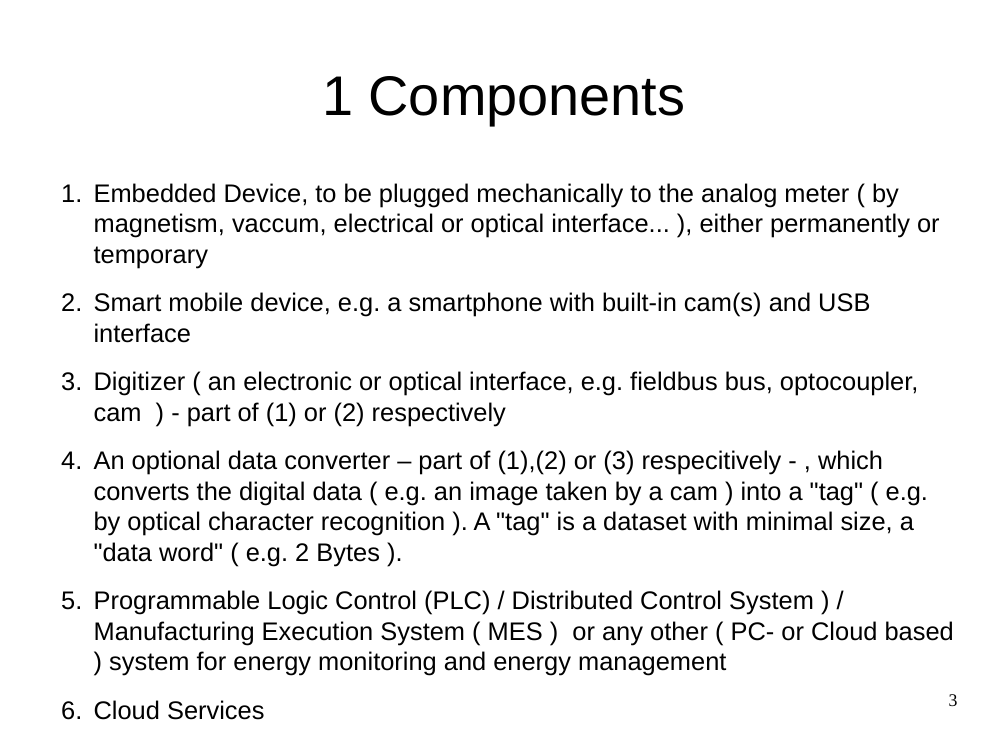
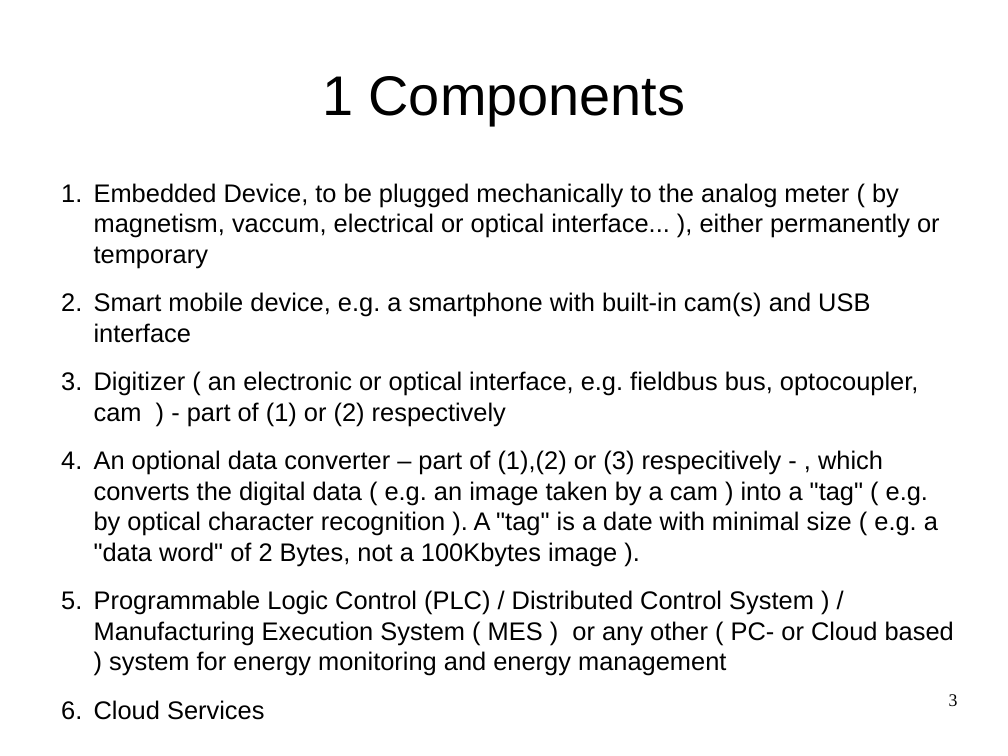
Before and after one commit to smartblitzmerker/documentation-smartblitzmerker, a slide deck: slide 3 of doc/slides/smartblitzmerker.odp. Drawn at 1008x756 pixels with LibreOffice and Linux fonts; fonts in the diff are those of the drawing. Boxes give left, top, right and bottom in pixels: in the first picture for what was removed or moved away, otherwise in the second. Text is boxed around its words. In the diff, an @@ line names an element or a change of style, - is before the commit and + after.

Commit message:
update slides

```diff
--- a/doc/slides/smartblitzmerker.odp
+++ b/doc/slides/smartblitzmerker.odp
@@ text at (94, 450, 938, 566): text changed @@
-4. An optional data converter – part of (1),(2) or (3) respecitively - , which converts the digital data ( e.g. an image taken by a cam ) into a "tag" ( e.g. by optical character recognition ). A "tag" is a dataset with minimal size, a "data word" ( e.g. 2 Bytes ).
+4. An optional data converter – part of (1),(2) or (3) respecitively - , which converts the digital data ( e.g. an image taken by a cam ) into a "tag" ( e.g. by optical character recognition ). A "tag" is a date with minimal size ( e.g. a "data word" of 2 Bytes, not a 100Kbytes image ).
```
